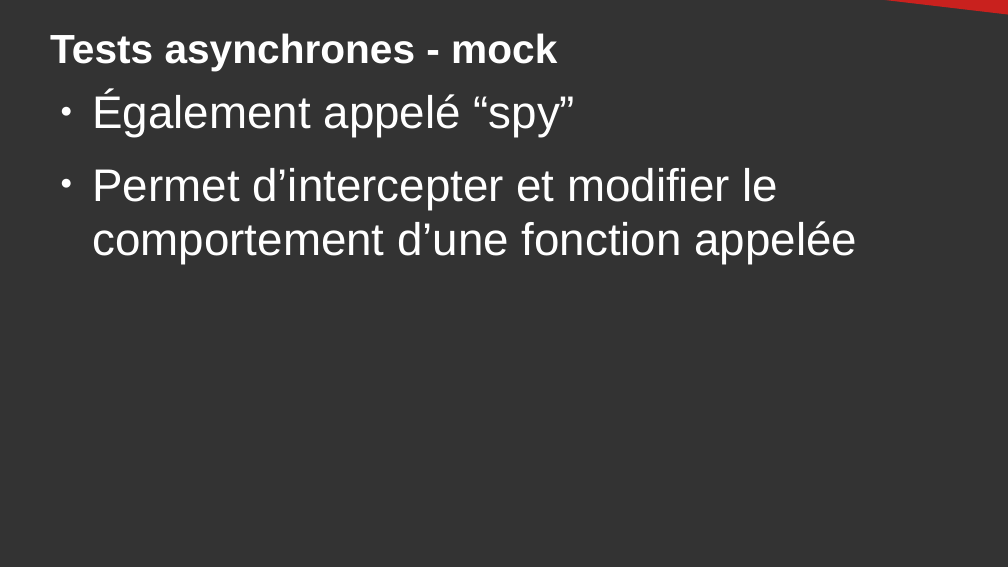
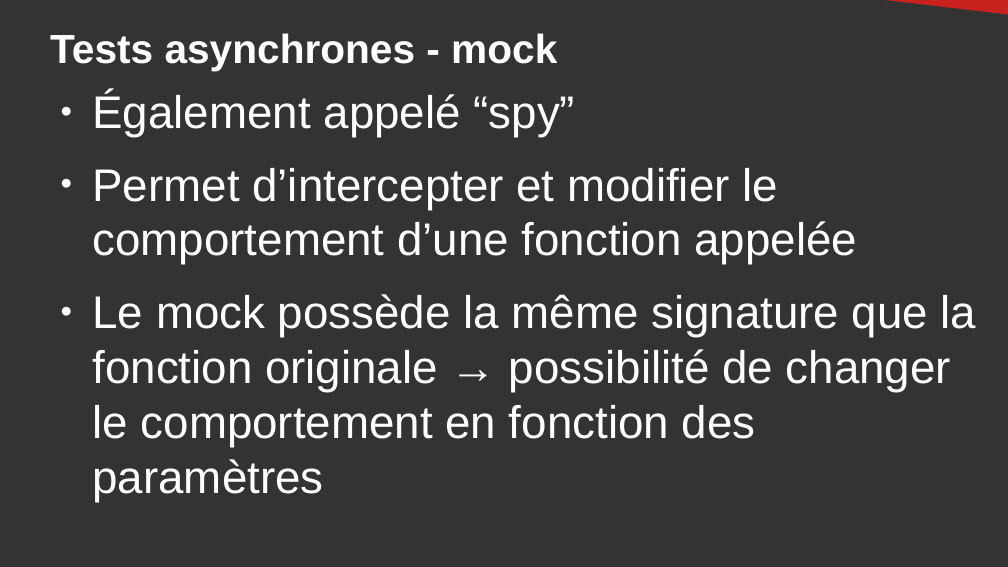
Before and after one commit to DanYellow/cours, a slide deck: slide 28 of developpement-front-s5/travaux-pratiques/numero-1/presentation.odp. Drawn at 1008x567 pixels with LibreOffice and Linux fonts; fonts in the diff are those of the drawing. Boxes give left, top, right and bottom in pixels: in the first picture for what was removed or moved away, otherwise in the second. Text is boxed around its words. In the diff, an @@ line names an element or a change of style, - is before the commit and + after.

```diff
--- a/developpement-front-s5/travaux-pratiques/numero-1/presentation.odp
+++ b/developpement-front-s5/travaux-pratiques/numero-1/presentation.odp
@@ text at [93, 294, 977, 447]: paragraph added @@
+● Le mock possède la même signature que la fonction originale → possibilité de changer le comportement en fonction des paramètres
```
Also in this commit, not shown: 2 other slides changed, 1 slide added, 2 other files.
